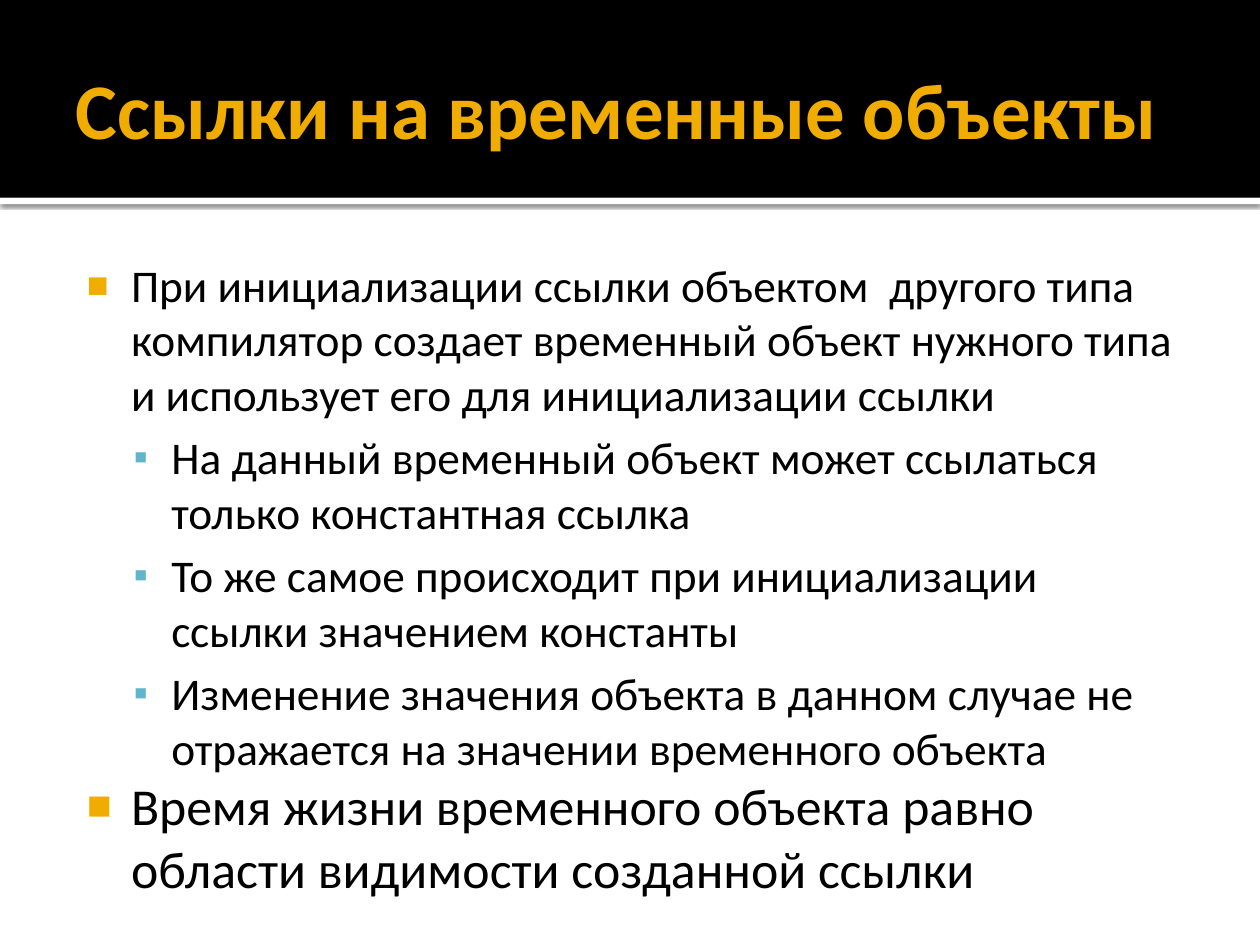
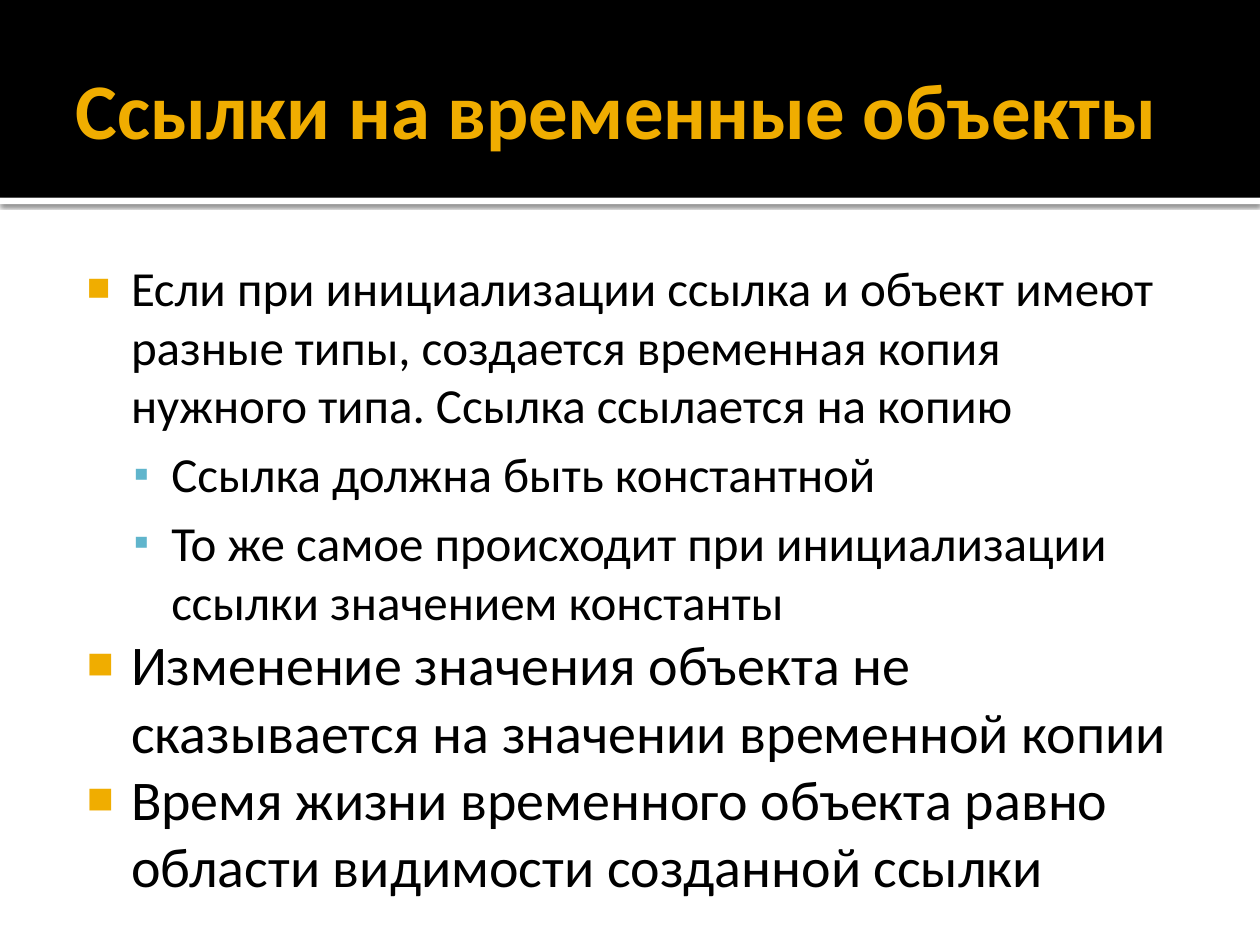
Before and after one commit to alexey-malov/oop, a slide deck: slide 119 of lectures/01/Синтаксис C++.pptx. Drawn at 1260x945 pixels with LibreOffice and Linux fonts; fonts in the diff are those of the drawing. Boxes give left, top, right and bottom in pixels: in the first picture for what was removed or moved away, otherwise in the second. Text is boxed around its words. In the diff, an @@ line names an element or a change of style, - is before the commit and + after.

```diff
--- a/lectures/01/Синтаксис C++.pptx
+++ b/lectures/01/Синтаксис C++.pptx
@@ text at [131, 272, 1153, 500]: text changed; size 25.9 to 28 pt @@
-■ При инициализации ссылки объектом другого типа компилятор создает временный объект нужного типа и использует его для инициализации ссылки
-  ▪ На данный временный объект может ссылаться только константная ссылка
+■ Если при инициализации ссылка и объект имеют разные типы, создается временная копия нужного типа. Ссылка ссылается на копию
+  ▪ Ссылка должна быть константной
@@ text at [131, 529, 1107, 897]: size 25.9 to 28 pt in "То же самое происходит при инициализации ссылки ..."; size 29.6 to 32 pt in "Время жизни временного объекта равно области видимости ..." @@
@@ text at [131, 647, 1166, 762]: text changed; size 25.9 to 32 pt @@
-  ▪ Изменение значения объекта в данном случае не отражается на значении временного объекта
+■ Изменение значения объекта не сказывается на значении временной копии
```
Also in this commit, not shown: 38 other slides changed, 2 slides added, 2 slides removed.
